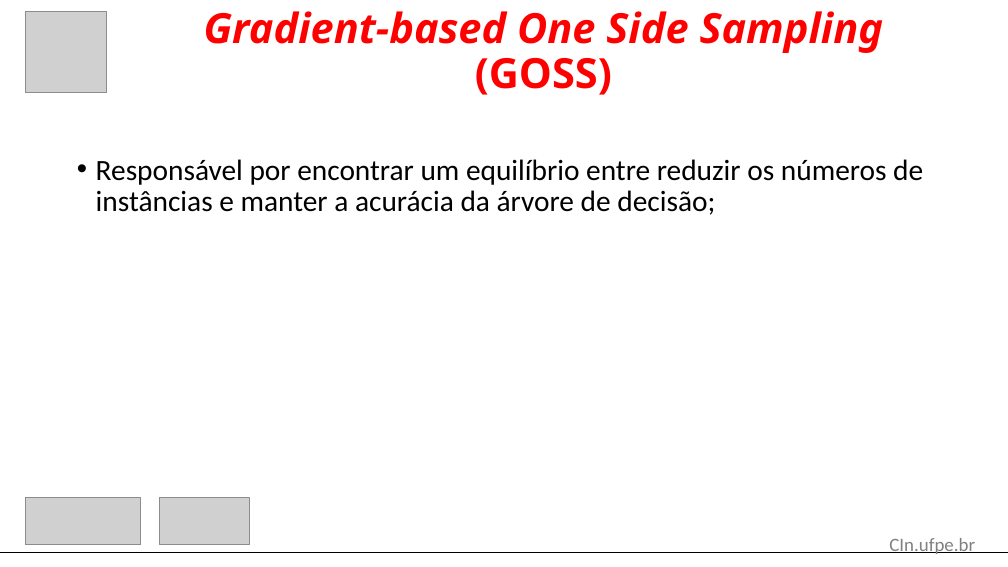
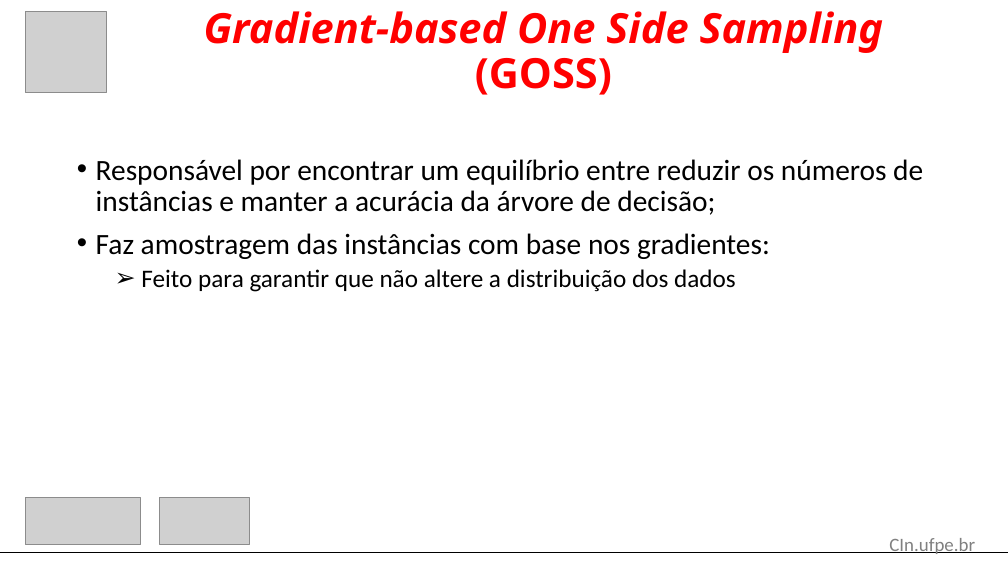
Before and after one commit to Douglast1997/TG-2020.1, a slide deck: slide 13 of Apresentação/Apresentação_TG [Autosaved].pptx (slide 12 before the commit). Drawn at 1008x567 pixels with LibreOffice and Linux fonts; fonts in the diff are those of the drawing; grey boxes stand for pictures. Boxes give left, top, right and bottom in pixels: in the first picture for what was removed or moved away, otherwise in the second. Text is boxed around its words. In the diff, an @@ line names an element or a change of style, - is before the commit and + after.

```diff
--- a/Apresentação/Apresentação_TG [Autosaved].pptx
+++ b/Apresentação/Apresentação_TG [Autosaved].pptx
@@ text at [96, 233, 770, 292]: paragraphs added @@
+• Faz amostragem das instâncias com base nos gradientes:
+  ➢ Feito para garantir que não altere a distribuição dos dados
```
Also in this commit, not shown: 6 other slides changed, 1 slide added, 4 other files.
